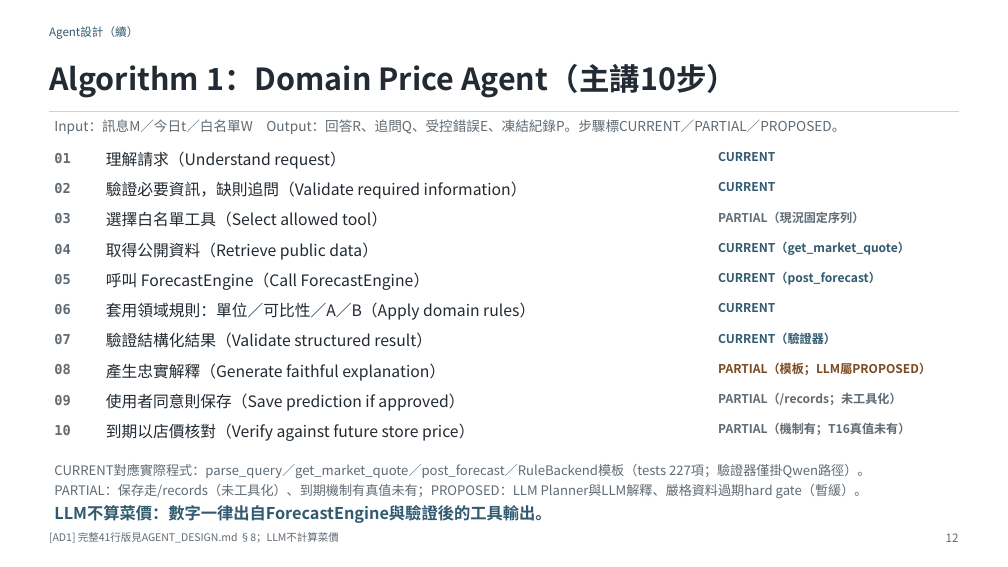
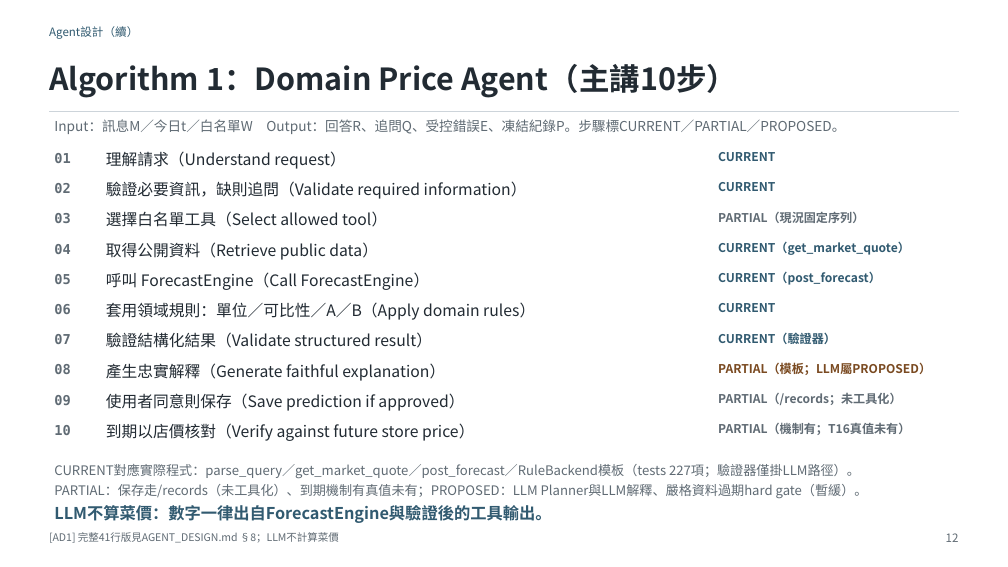
Before and after one commit to prometheans152/FreshMarketPriceForecastAgent, a slide deck: slide 12 of slides/proposal_v7/FMPA_Proposal_v7.pptx. Drawn at 1008x567 pixels with LibreOffice and Linux fonts; fonts in the diff are those of the drawing. Boxes give left, top, right and bottom in pixels: in the first picture for what was removed or moved away, otherwise in the second. Text is boxed around its words. In the diff, an @@ line names an element or a change of style, - is before the commit and + after.

```diff
--- a/slides/proposal_v7/FMPA_Proposal_v7.pptx
+++ b/slides/proposal_v7/FMPA_Proposal_v7.pptx
@@ text at (54,464,860,478): text changed @@
-CURRENT對應實際程式：parse_query／get_market_quote／post_forecast／RuleBackend模板（tests 227項；驗證器僅掛Qwen路徑）。
+CURRENT對應實際程式：parse_query／get_market_quote／post_forecast／RuleBackend模板（tests 227項；驗證器僅掛LLM路徑）。
```
Also in this commit, not shown: 2 other slides changed, 7 other files.
